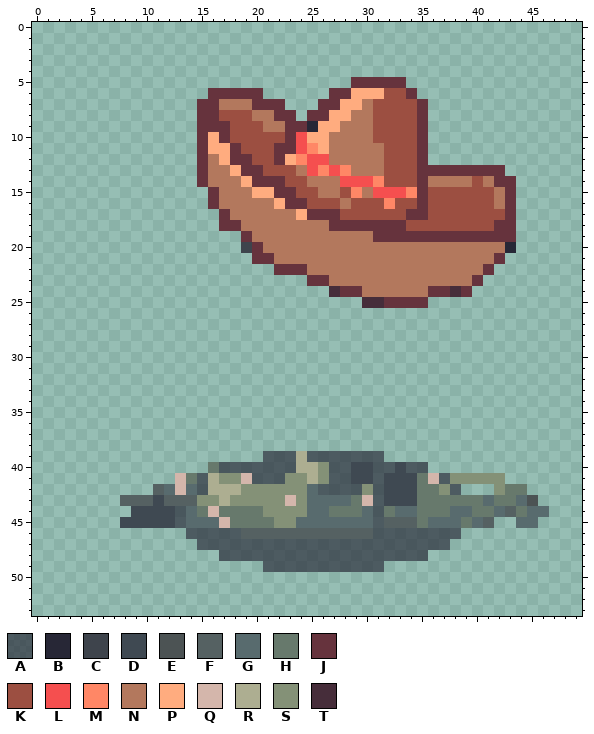
Pixel-art sprite -- Assets/Commons/Sprites/Props/CactusCheSiRompe/CACTUS rotto5.png. Above: the version before the commit.
The file is 250x270 pixels, drawn in blocks of 5x5; one block is one cell here.
Palette (. is transparent): A #272736a7  B #272736  C #3e444c  D #3f4952  E #4c5354  F #556162  G #586b6e  H #67796c  J #66333d  K #9c4f41  L #f54f4f  M #ff8766  N #b3785d  P #ffac7f  Q #d4b6ab  R #adae91  S #849177  T #462d3a
Pixels before (only the part around the change), first column x 0:
 0 ..................................................
 1 ..................................................
 2 ..................................................
 3 ..................................................
 4 ..................................................
 5 .............................JJJJJ................
 6 ................JJJJJ......JJPPPKKJ...............
 7 ...............JJNNNJJJ...JJPPNKKKKJ..............
 8 ...............JJKKKNNJJ.JJPPNNKKKKJ..............
 9 ...............JJJKKKNNJJBPPNNNKKKKJ..............
10 ...............JPJKKKKKJLPPNNNNKKKKJ..............
11 ...............JPPJKKKJJLMPNNNNNKKKJ..............
12 ...............JNPJJKKJPMLLNNNNNKKKJ..............
13 ...............JNNPJJKKKNLMLMNNNKKKJJJJJJJJ.......
14 ...............JNNNPJJJKKNNNLLLMKKKJNNNNKNJJ......
15 ................JNNNPPJJKKNNKMNLLLMJKKKKKKNJ......
16 ................JNNNNNPJJKKKNKKKMKKJKKKKKKNJ......
17 .................JNNNNNNPJJJKKKKKKJJKKKKKKKJ......
18 .................JJNNNNNNNNJJJJJJJKKKKKKKKJJ......
19 ...................JNNNNNNNNNNNJJJJJJJJJJJJJ......
20 ...................CJNNNNNNNNNNNNNNNNNNNNNNB......
21 ....................JJNNNNNNNNNNNNNNNNNNNNJ.......
22 ......................JJJNNNNNNNNNNNNNNNNJ........
23 .........................JJNNNNNNNNNNNNNJ.........
24 ...........................TJJNNNNNNJJTJ..........
25 ..............................TTJJJJ..............
26 ..................................................
27 ..................................................
28 ..................................................
29 ..................................................
30 ..................................................
31 ..................................................
32 ..................................................
33 ..................................................
34 ..................................................
35 ..................................................
36 ..................................................
37 ..................................................
38 ..................................................
39 .....................AAARAAAAAAA..................
40 ................HAAAAAAARRSAADDAADAA..............
41 .............QHARSSQAAASSRSAADDADDDHQASSSSS.......
42 ...........FGQGARRRSSSSSSGAAAASADDDHHSA...SHH.....
43 ........FFFDFFFSSRSSSSSQSGGGGHQADDDHHHHHHGHHGE....
44 .........DDDDAGHQHHHHSSSSGGHHHGAHGGHHHGGHHGFHGG...
45 ........DDDDDAGGGQHHHHSSGGGGGGGAFFFHGGGHGF..GG....
46 ..............AAAAAFFFFFFFFFFFFAAAAAAAA...........
47 ...............AAAAAAAAAAAAAAAAAAAAAAA............
48 .................AAAAAAAAAAAAAAAAAAA..............
49 .....................AAAAAAAAAAA..................
50 ..................................................
51 ..................................................
52 ..................................................
53 ..................................................
Now the later version:
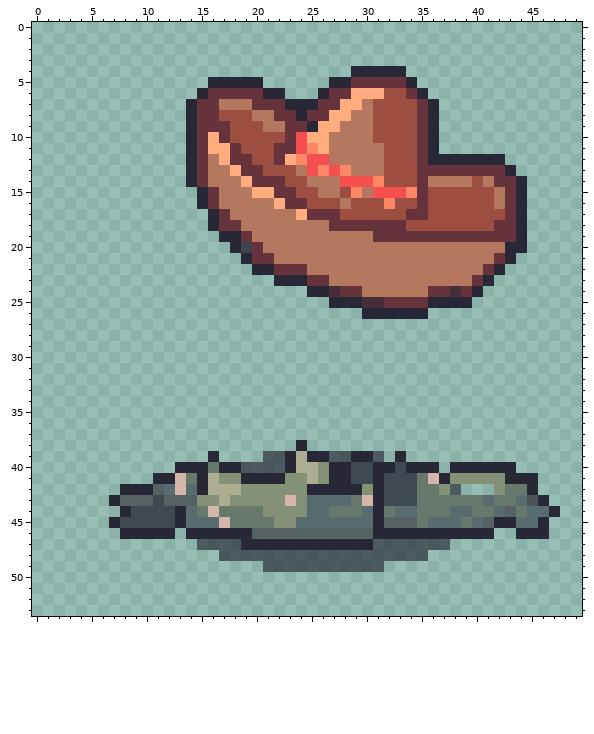
What changed:
Changed rows in their new state; - is an unchanged pixel.
first column x 14:
 4 ---------------BBBBB-----------
 5 --BBBBB------BB-----B----------
 6 -B-----BB---B--------B---------
 7 B--------BBB----------B--------
 8 B---------B-----------B--------
 9 B---------------------B--------
10 B---------------------B--------
11 B---------------------B--------
12 B---------------------BBBBBBB--
13 B----------------------------B-
14 B-----------------------------B
15 -B----------------------------B
16 -B----------------------------B
17 --B---------------------------B
18 --B---------------------------B
19 ---BB-------------------------B
20 ----B-------------------------B
21 -----B-----------------------B-
22 ------BB--------------------B--
23 --------BBB----------------B---
24 -----------BB-------------B----
25 -------------BBB------BBBB-----
26 ----------------BBBBBB---------
first column x 7:
38 -----------------B-----------------------
39 ---------B------B-BB--BB--B--------------
40 ------BBB-BB----B---BB--BB-BBB-BBBBBB----
41 ----BB--B---BBBB----BB--B-----B-----BBB--
42 -BBB----B---------BBBBB-B-------------B--
43 B-----------------------B--------------B-
44 -B----B-----------------B---------------B
45 B-----B-----------------B----------BB--B-
46 -BBBBB-BBBBBB-----------BBBBBBBBBBB--BBB-
47 ------------BBBBBBBBBBBB-----------------
Changed places in both pictures, as pixel boxes (x1, y1, x2, y2):
added: (186, 66, 527, 319)
changed: (109, 440, 560, 550)
